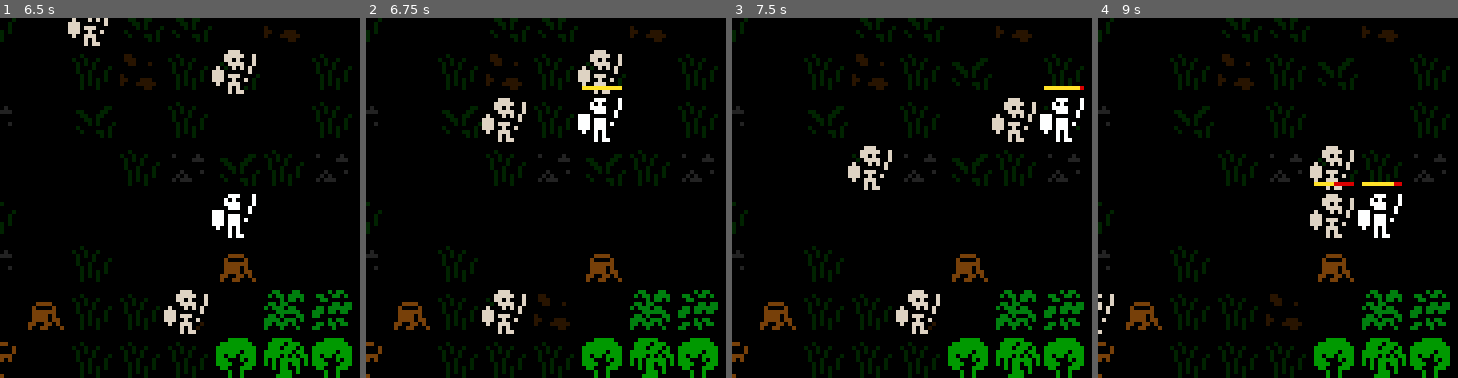
Above: before the commit, frames 1-4 (left to right).
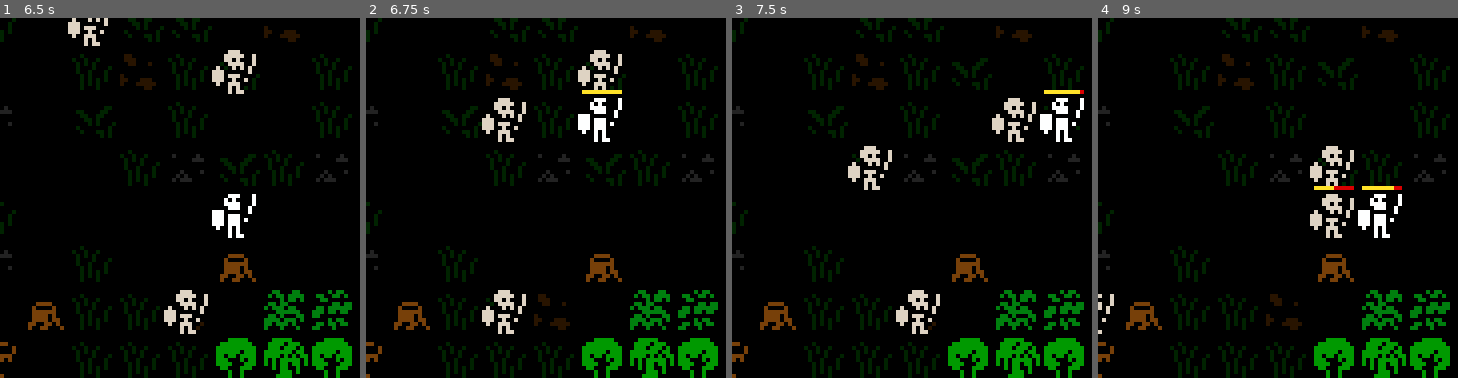
Above: after the commit, the same moments.

Repository: AaronWizard/skeleton-king
Game: Godot game, scene res://src/main.tscn
Same seed, same stepped clock (60 frames per second), same inputs: the game is played once before the commit and once after it.
Inputs:
- Up to frame 1 (6.5 s): tap Enter at 0.5, 2, 3.5 s; hold Right (move_east) 0.53-1.28 s; tap Space (wait) at 0.6, 1.25, 1.35, 2.1, 2.75, 2.85, 3.6, 4.25, 4.35, 5.1, 5.85 s; hold Down (move_south) 1.28-2.03 s; hold Right (move_east) 2.03-2.78 s; hold Up (move_north) 2.78-3.53 s; hold Left (move_west) 3.53-5.03 s; hold Down (move_south) 5.03-5.78 s; hold Right (move_east) from 5.78 s (still down)
- Up to frame 2 (6.75 s): release Right (move_east) at 6.53 s; hold Up (move_north) from 6.53 s (still down); tap Space (wait) at 6.6 s
- Up to frame 3 (7.5 s): release Up (move_north) at 7.28 s; hold Right (move_east) from 7.28 s (still down); tap Space (wait) at 7.35 s
- Up to frame 4 (9 s): release Right (move_east) at 8.03 s; hold Down (move_south) 8.03-8.78 s; tap Space (wait) at 8.1, 8.85 s; hold Left (move_west) from 8.78 s (still down)
The pictures show only the part of the screen within x 31-81%, y 43-93%; the shares and areas given below are measured in that part.

Frame 1 is identical in both runs. In frame 2, 0.2% of the frame differs, in the area x 60-72%, y 18-22%; in frame 3, 0.2%; in frame 4, 0.5%, in the area x 60-85%, y 45-48%.

Commit message:
Moved actor stamina bar

Diff:
--- a/src/actors/actor.tscn
+++ b/src/actors/actor.tscn
@@ -13,9 +13,9 @@
 
 [node name="StaminaBar" type="ProgressBar" parent="Sprite"]
 offset_left = -5.0
-offset_top = -8.0
+offset_top = -7.0
 offset_right = 5.0
-offset_bottom = -7.0
+offset_bottom = -6.0
 theme_type_variation = &"StaminaSmall"
 step = 1.0
 show_percentage = false
